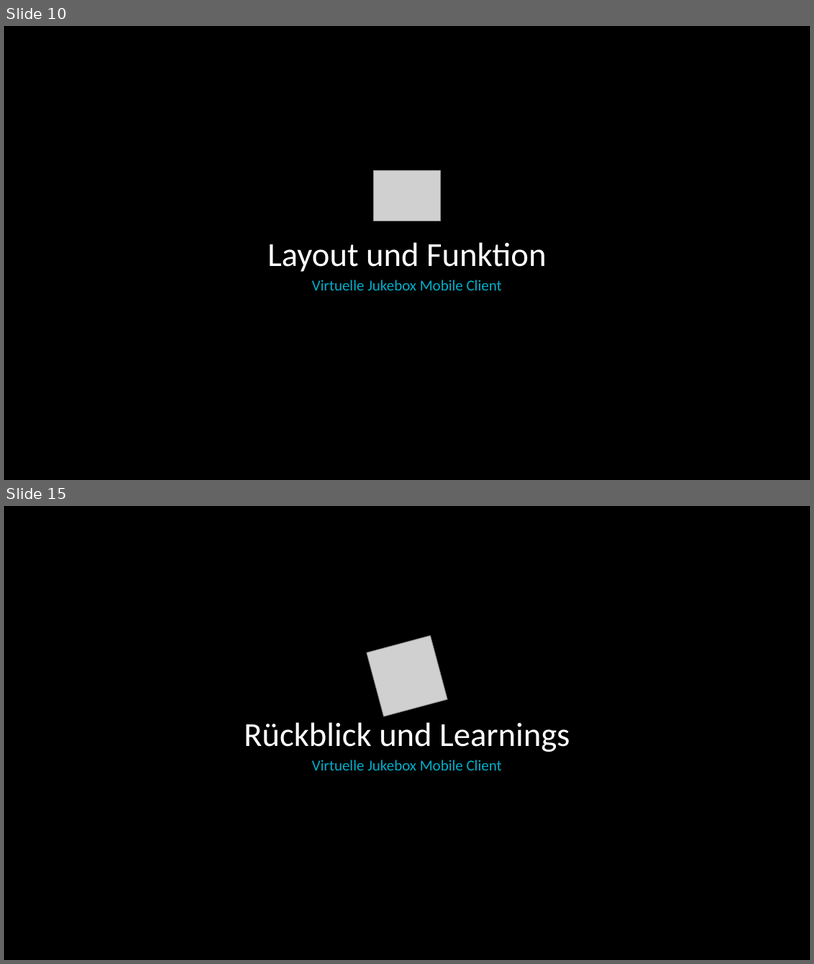
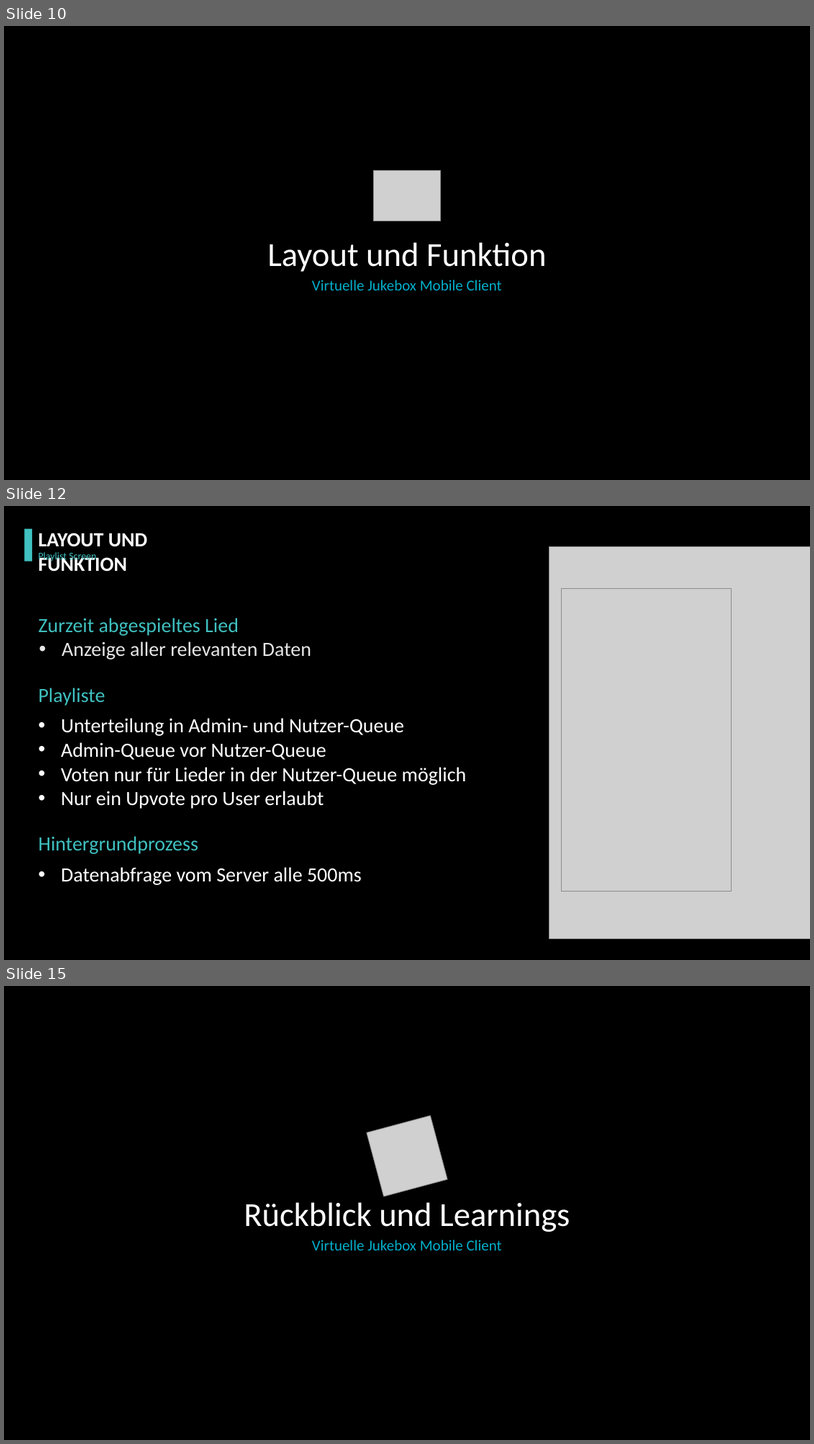
Before and after one commit to pagdot/Jukebox-App, a slide deck: doc/Mobile/Präsentation/Präsentation.pptx. Shown one above the other, each under a label of ours: slides 10 and 15 before the commit, slides 10, 12 and 15 after it; the slides between them are not shown. The pictures are 814x964 and 814x1444 pixels, drawn with LibreOffice and Linux fonts; fonts in the diff are those of the drawing; grey boxes stand for pictures; background and template pictures are left out. Boxes give left, top, right and bottom in pixels: in the first picture for what was removed or moved away, otherwise in the second. Text is boxed around its words. In the diff, an @@ line names an element or a change of style, - is before the commit and + after.

```diff
--- a/doc/Mobile/Präsentation/Präsentation.pptx
+++ b/doc/Mobile/Präsentation/Präsentation.pptx
@@ slide 12 added at [4, 506, 810, 960], background picture (left out) @@
@@ rectangle added at [25, 529, 32, 561], fill #40C0C0 @@
@@ text added at [39, 533, 147, 572], 24 pt, text #FFFFFF, bold @@
+LAYOUT UND FUNKTION
@@ picture added at [550, 546, 810, 939] @@
@@ text added at [39, 552, 96, 562], 12 pt, text #40C0C0 @@
+Playlist Screen
@@ picture added at [562, 589, 732, 891] @@
@@ text added at [39, 618, 239, 636], 24 pt, text #40C0C0 @@
+Zurzeit abgespieltes Lied
@@ text added at [62, 641, 311, 659], 24 pt, text #E7E6E6 @@
+• Anzeige aller relevanten Daten
@@ text added at [39, 687, 106, 705], 24 pt, text #40C0C0 @@
+Playliste
@@ text added at [61, 718, 467, 808], 24 pt, text #FFFFFF @@
+• Unterteilung in Admin- und Nutzer-Queue
+• Admin-Queue vor Nutzer-Queue
+• Voten nur für Lieder in der Nutzer-Queue möglich
+• Nur ein Upvote pro User erlaubt
@@ text added at [39, 836, 198, 854], 24 pt, text #40C0C0 @@
+Hintergrundprozess
@@ text added at [61, 867, 362, 885], 24 pt, text #FFFFFF @@
+• Datenabfrage vom Server alle 500ms
```
Also in this commit, not shown: 6 slides changed, 2 other slides added, 2 slides removed, 1 other file.
